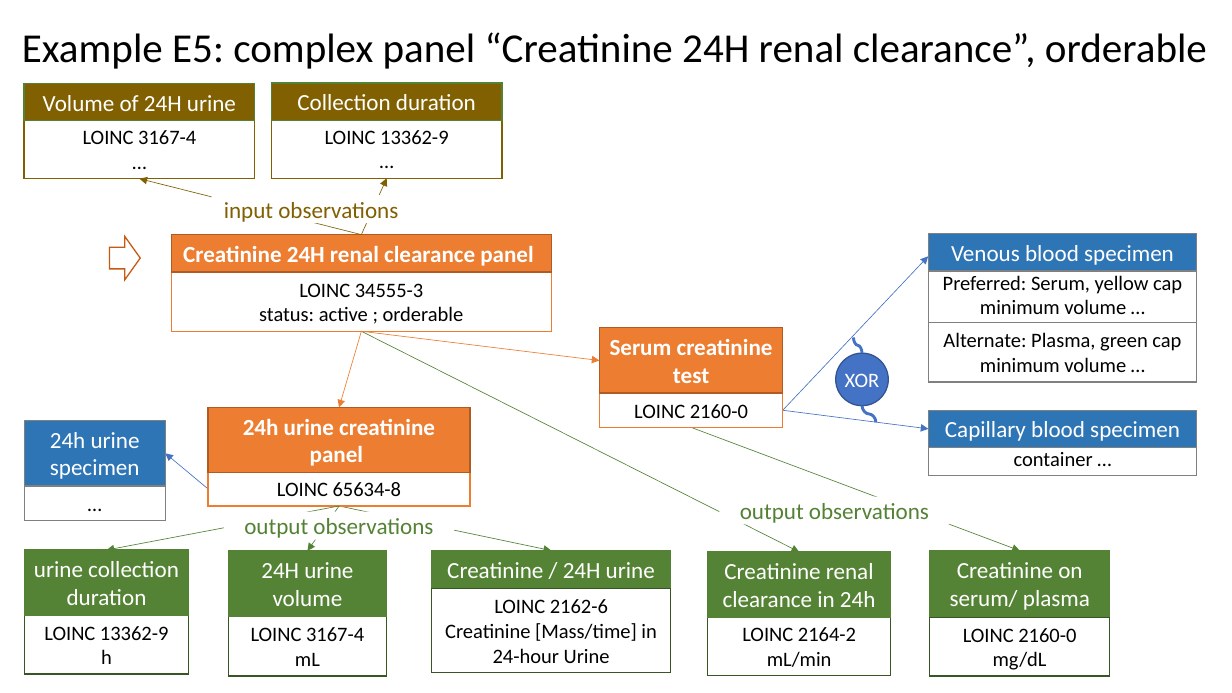
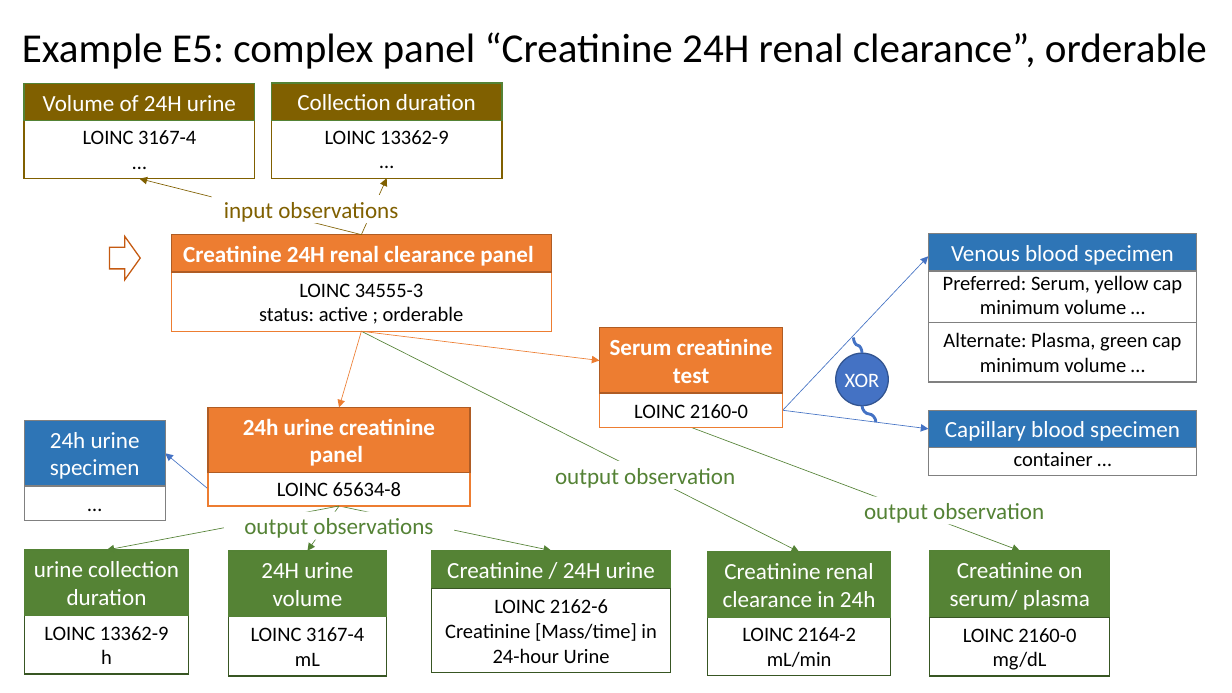
Before and after one commit to HL7/fhir-order-catalog, a slide deck: slide 1 of input/images-source/LabExampleE5Business.pptx. Drawn at 1232x693 pixels with LibreOffice and Linux fonts; fonts in the diff are those of the drawing. Boxes give left, top, right and bottom in pixels: in the first picture for what was removed or moved away, otherwise in the second. Text is boxed around its words. In the diff, an @@ line names an element or a change of style, - is before the commit and + after.

```diff
--- a/input/images-source/LabExampleE5Business.pptx
+++ b/input/images-source/LabExampleE5Business.pptx
@@ text added at [555, 468, 735, 490], 18 pt, text #548235 @@
+output observation
@@ text at [864, 503, 1044, 526]: text changed @@
-output observations
+output observation
```
Also in this commit, not shown: 12 other files.
